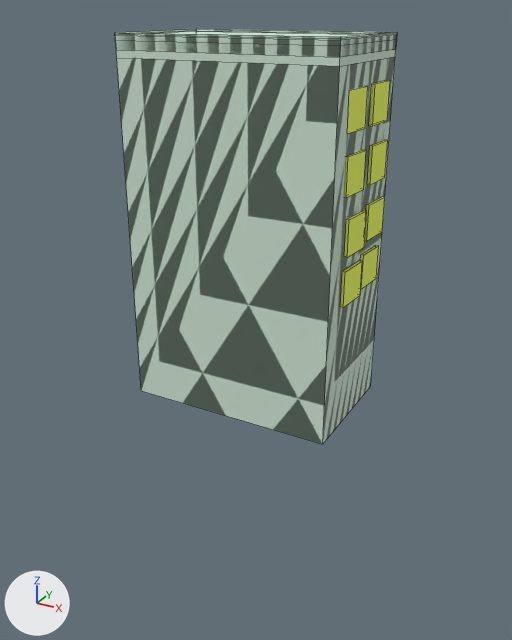
What one commit did to the Blender file project/blender objects/building.blend.
One viewpoint serves both versions: a 50 mm camera at (3.0, -5.47, 1.92) aimed at (-0.03, 0.03, -0.83). The axes (+X, +Y, +Z) are drawn at lower left. The lights are the same throughout. Mesh edges are drawn as thin lines.

Script lines for the objects in view, before the commit:
```python
mat_material = diffuse_material('Material')
mat_material.base_color = (0.645, 0.8, 0.67)  # white #d2e7d6
me_cube = bpy.data.meshes.new('Cube')
me_cube.from_pydata(...)  # 36 vertices, 32 faces; spans x -1.0..1.0, y -1.0..1.0, z -1.0..1.12
me_cube.materials.append(mat_material)  # white #d2e7d6
# before: 8 (1.0, 1.0, -1.0), 9 (1.0, -1.0, -1.0) at pixel (141, 390), 10 (-1.0, -1.0, -1.0) at pixel (322, 444), 11 (-1.0, 1.0, -1.0) at pixel (370, 386)
me_cube_014 = bpy.data.meshes.new('Cube.014')
me_cube_014.from_pydata(...)  # a box spanning x -1.0..1.0, y -1.0..1.0, z -1.0..1.0
me_cube_014.materials.append(mat_front_001)  # yellow #f0ff6e
me_cube_020 = bpy.data.meshes.new('Cube.020')
me_cube_020.from_pydata(...)  # a box spanning x -1.0..1.0, y -1.0..1.0, z -1.0..1.0
me_cube_020.materials.append(mat_front_001)  # yellow #f0ff6e
ob_cube = bpy.data.objects.new('Cube', me_cube)
ob_cube.location = (0.0, 0.0, 0.0)
ob_cube.scale = (-0.981, 0.597, 1.56)
ob_cube_014 = bpy.data.objects.new('Cube.014', me_cube_014)
ob_cube_014.location = (1.02, 0.25, 0.26)
ob_cube_014.rotation_euler = (0.0, 0.0, 4.648)  # degrees (0, 0, 266)
ob_cube_014.scale = (-0.162, -0.0146, 0.156)
ob_cube_020 = bpy.data.objects.new('Cube.020', me_cube_020)
ob_cube_020.location = (0.99, -0.22, 0.74)
ob_cube_020.rotation_euler = (0.0, 0.0, 4.648)  # degrees (0, 0, 266)
ob_cube_020.scale = (-0.162, -0.0146, 0.156)
# also in view: 'Cube.019' at (1.02, -0.21, 0.25); 'Cube.021' at (0.98, -0.23, 1.22); 'Cube.016' at (1.0, 0.23, 1.23); 'Cube.018' at (1.01, -0.21, -0.18)
```
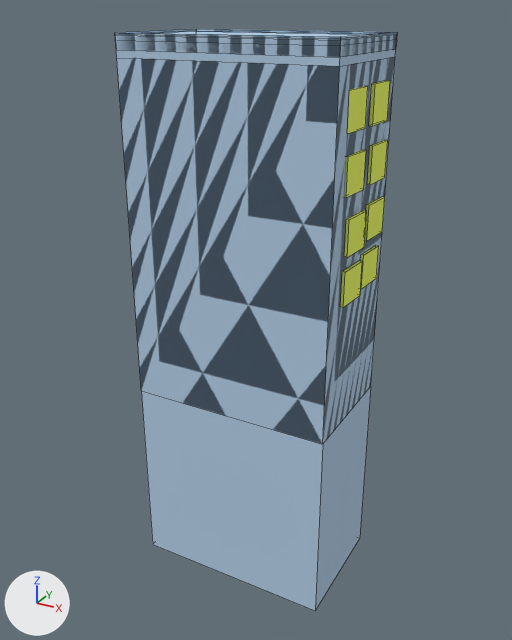
Pixel boxes [x1, y1, x2, y2] of what changed, in the pictures (512 x 640 px):
'Cube', recoloured, reshaped (white to blue, 40% taller): before [115, 29, 397, 444]; after [115, 29, 397, 611]
part 1 of me_cube, built on (blue): after [141, 387, 371, 611]

Patch to the scene script:
```diff
--- a/project/blender objects/building.blend.py
+++ b/project/blender objects/building.blend.py
@@ mat_material @@
 mat_material = diffuse_material('Material')
-mat_material.base_color = (0.645, 0.8, 0.67)  # white #d2e7d6
+mat_material.base_color = (0.467, 0.629, 0.8)  # blue #b6d0e7
@@ me_cube @@
 me_cube.from_pydata(...)  # 36 vertices, 32 faces; spans x -1.0..1.0, y -1.0..1.0, z -1.0..1.12
 # used by ob_cube; location = (0.0, 0.0, 0.0); scale = (-0.981, 0.597, 1.56)
 # verts and faces of me_cube; kept vertices keep their numbers, new ones are numbered from 36
+# me_cube part 1
+delete_faces([(8, 9, 10, 11)])
+for new, old in zip([*range(36, 40)], [*range(8, 12)]): verts[new] = verts[old] + (0.0, 0.0, -1.24)
+faces += [(9, 10, 38, 37), (36, 37, 38, 39), (8, 36, 39, 11), (8, 9, 37, 36), (10, 11, 39, 38)]
 me_cube.materials.append(mat_material)
```
